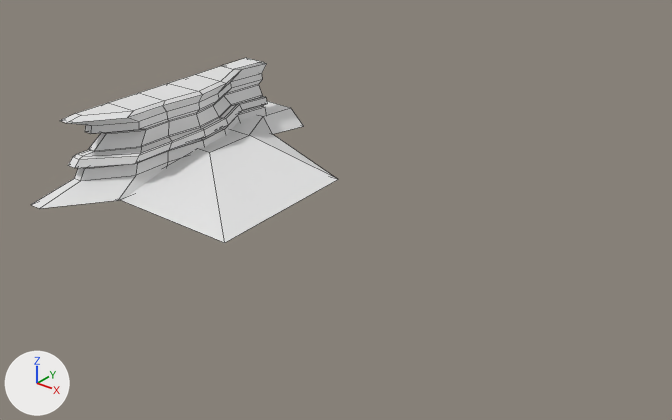
One commit to the FBX model ShroomCrunk/Assets/Art/Cliffs/Cliff1.fbx: the scene before it, then after it.
One viewpoint serves both versions: a 50 mm camera at (504.0, -576.0, 345.0) aimed at (49.0, -8.0, -7.0). The axes (+X, +Y, +Z) are drawn at lower left. The lights are the same throughout. Mesh edges are drawn as thin lines. Where no turn or scale is listed for an object, it has been applied to the vertices.

Names of what the first picture shows: 'Cliff'.
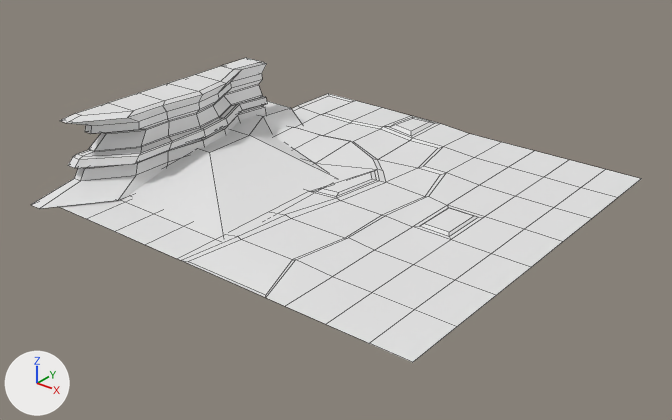
The newer file is also turned or shifted as a whole; pictures and numbers use the older file's frame.

Location of each change, [x1, y1, x2, y2] in pixels of the pictures (672 x 420 px):
'Cliff', reshaped (98% wider, 64% taller): before [31, 58, 338, 243]; after [31, 58, 641, 362]
part 1 of me_cube_004, added: after [60, 94, 641, 362]

The change, as a diff of the scene's bpy script:
```diff
--- a/ShroomCrunk/Assets/Art/Cliffs/Cliff1.fbx.py
+++ b/ShroomCrunk/Assets/Art/Cliffs/Cliff1.fbx.py
@@ me_cube_004 @@
 # used by ob_cliff; location = (0.0, 0.0, 0.0)
-me_cube_004.from_pydata(...)  # 240 vertices, 236 faces; spans x -149.0..28.0, y -177.0..115.0, z 0.0..71.0
+me_cube_004.from_pydata(...)  # 378 vertices, 356 faces; spans x -149.0..236.0, y -177.0..204.0, z -1.0..71.0
+# me_cube_004 part 1: a new loose piece of 138 vertices spanning x -131.0..236.0, y -163.0..204.0, z -1.0..9.0
```
